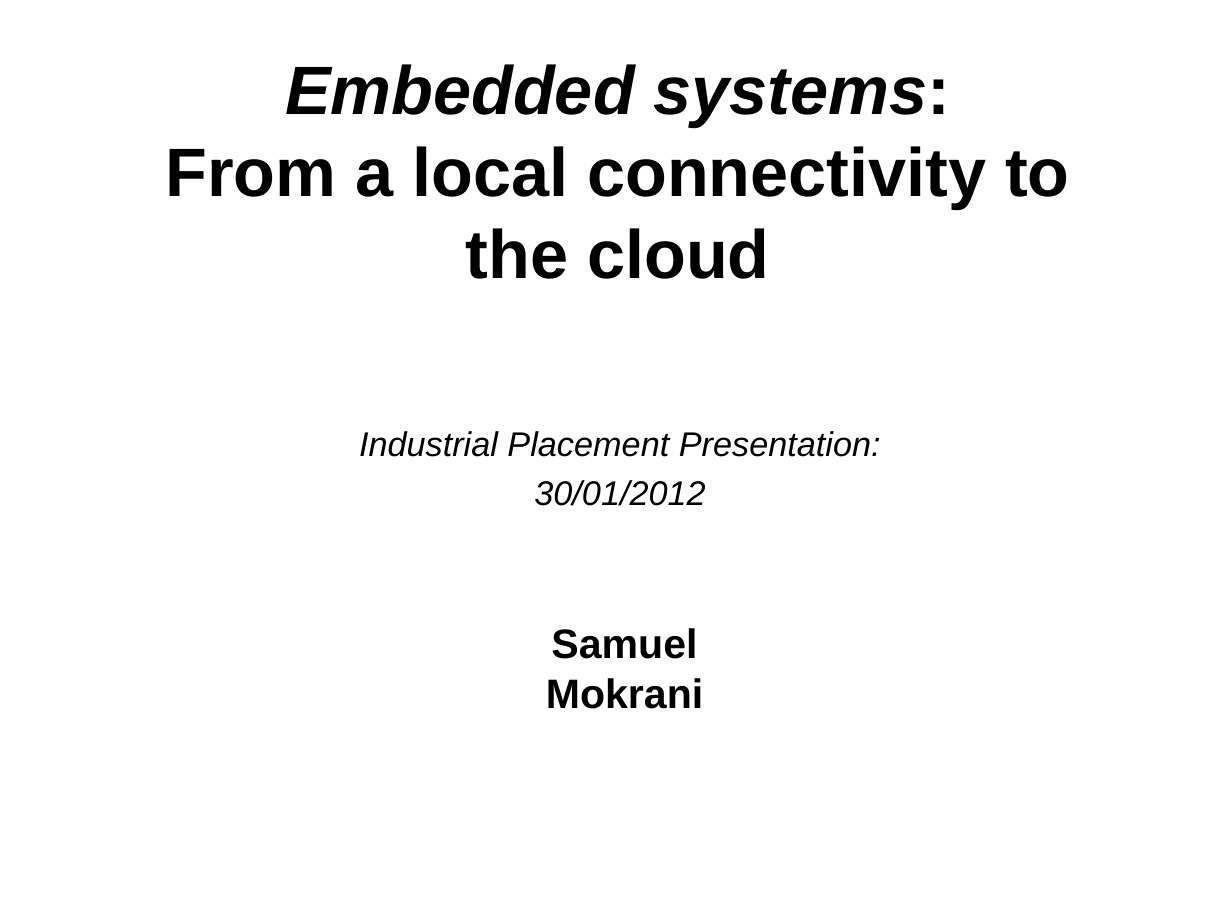
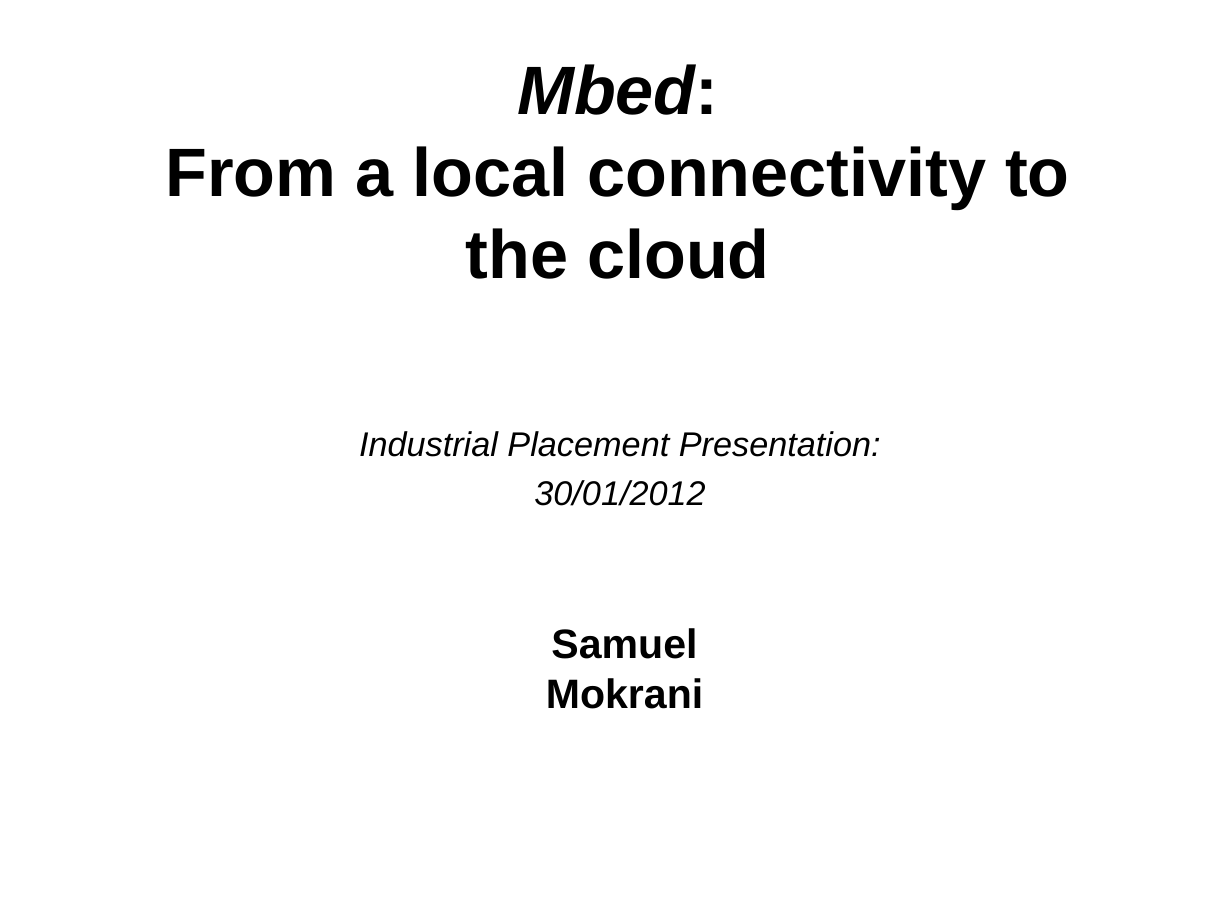
Before and after one commit to samux/ARM-internship-report, a slide deck: slide 1 of presentation_en/pres.pptx. Drawn at 1232x924 pixels with LibreOffice and Linux fonts; fonts in the diff are those of the drawing; background and template pictures are left out. Boxes give left, top, right and bottom in pixels: in the first picture for what was removed or moved away, otherwise in the second. Text is boxed around its words. In the diff, an @@ line names an element or a change of style, - is before the commit and + after.

```diff
--- a/presentation_en/pres.pptx
+++ b/presentation_en/pres.pptx
@@ title at <box>166,64,1070,279</box>: text changed @@
-Embedded systems:
-From a local connectivity to the cloud
+Mbed:
+From a local connectivity to the cloud
```
Also in this commit, not shown: 10 other slides changed, 6 slides removed, 6 other files.
